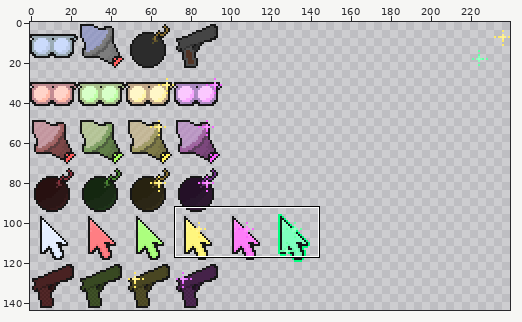
Sprite sheet, stored at SMS_upgSheet.png. Above: a wide view before the commit, with the close-up outlined.
Close-up. First the earlier version:
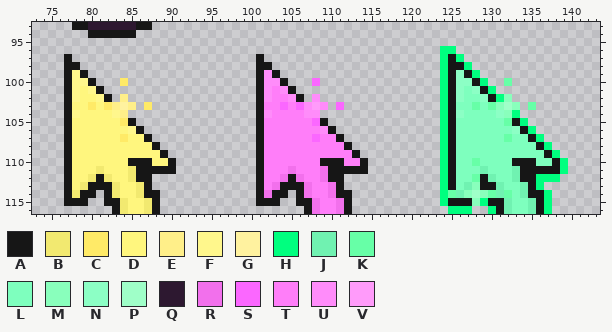
The file is 480x288 pixels, drawn in blocks of 2x2; one block is one cell here. Colours within 5 levels of each other are drawn and written as one. Shown: x 73..143, y 93..116. The commit also changed other parts of the picture, which this record leaves out.
Palette (. is transparent): A #161616  B #f2e970  C #ffea67  D #fff67e  E #ffef89  F #fff78c  G #fff29f  H #00ff7f  J #70f2b1  K #67ffa7  L #7effbe  M #89ffbc  N #8cffc5  P #9fffc8  Q #2d1830  R #f270ec  S #fb67ff  T #ff7ef9  U #ff8cfa  V #ff9bfa
Pixels before, first column x 77:
 93 .AAQQQQQQAA....................................................
 94 ...AAAAAA......................................................
 95 ...............................................................
 96 ...............................................HH..............
 97 A.......................A......................HAH.............
 98 AA......................AA.....................HAAH............
 99 AFA.....................AUA....................HANAH...........
100 AFFA...C................AUUA...S...............HANNAH..K.......
101 AFDFA...................AUTUA..................HANLNAH.........
102 AFDDFA.E................AUTTUA.U...............HANLLNAHM.......
103 ADDCDCEGE.C.............ATTSTSUVU.S............HALLKLKMPM.K....
104 AFDDDDFE................AUTTTTUU...............HANLLLLNMH......
105 ADDDDDDCA...............ATTTTTTSA..............HALLLLLLKAH.....
106 ADDDDDDDFA..............ATTTTTTTUA.............HALLLLLLLNAH....
107 ADDDDDDCDDA.............ATTTTTTSTTA............HALLLLLLKLLAH...
108 ADDDDDDDDDDA............ATTTTTTTTTTA...........HALLLLLLLLLLAH..
109 ADDDDDDDDDDDA...........ATTTTTTTTTTTA..........HALLLLLLLLLLLAH.
110 ADDDDDDDAAADDA..........ATTTTTTTAAATTA.........HALLKLLLLAAALLAH
111 ADDDBDDDBAAAAA..........ATTTRTTTRAAAAA.........HALLLJLLLJAAAAAH
112 ADDBABDDBAA.............ATTRARTTRAA............HALLKAJLLJAAHHH.
113 ADBAAABDDBA.............ATRAAARTTRA............HALJMAAJLLJAH...
114 ABAA.ABDDBAA............ARAA.ARTTRAA...........HKJMPMKJKLJAAH..
115 AAA..AABDDBA............AAA..AARTTRA...........HAAAMHAAJLLJAH..
116 ......ABDDBA..................ARTTRA............HHH..HAJLLJAH..
After the commit:
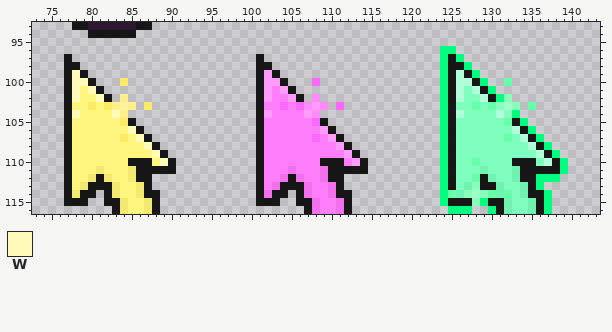
Colours new in this view: W #fffab9
Difference:
colour N: #8cffc5 -> #b1ffda
Changed rows in their new state; - is a pixel that keeps its letter.
first column x 78:
 99 W-----------------------V-----------------------------------
100 WW----------------------VV----------------------------------
101 W-W---------------------V-V---------------------------------
102 W--W--------------------V--V--------------------------------
104 W----W------------------V----V------------------------------
106 -------W-----------------------V----------------------------
107 --------W-----------------------V-----------------------N---
108 ---------W-----------------------V-----------------------N--
109 ----------W-----------------------V-----------------------N-
110 -----------W-----------------------V-----------------------N
Where, in picture pixels (left, top, right, bottom), the same in both close-ups:
changed: (72, 70, 168, 166)
changed: (264, 70, 360, 166)
changed: (456, 70, 552, 166)
